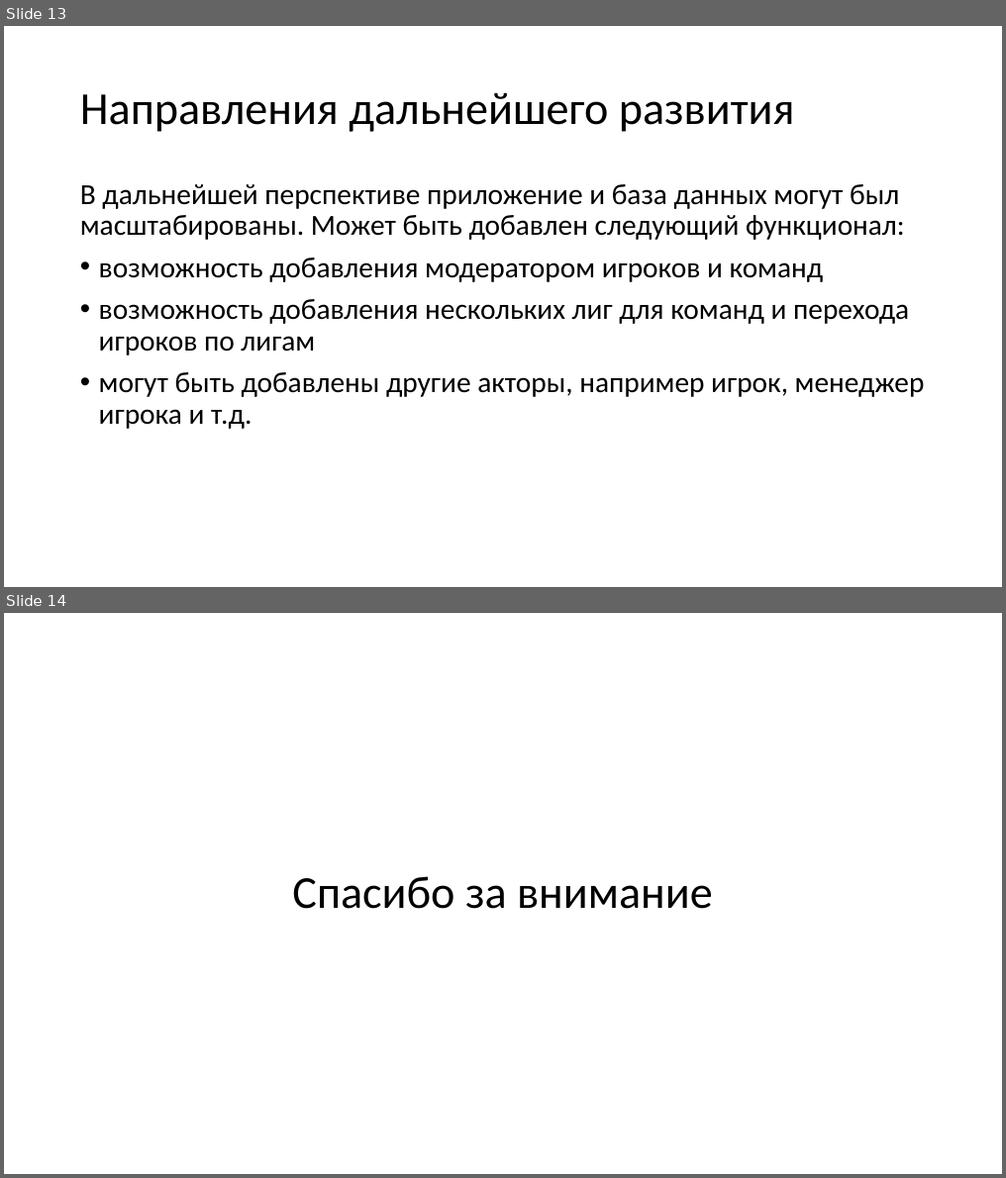
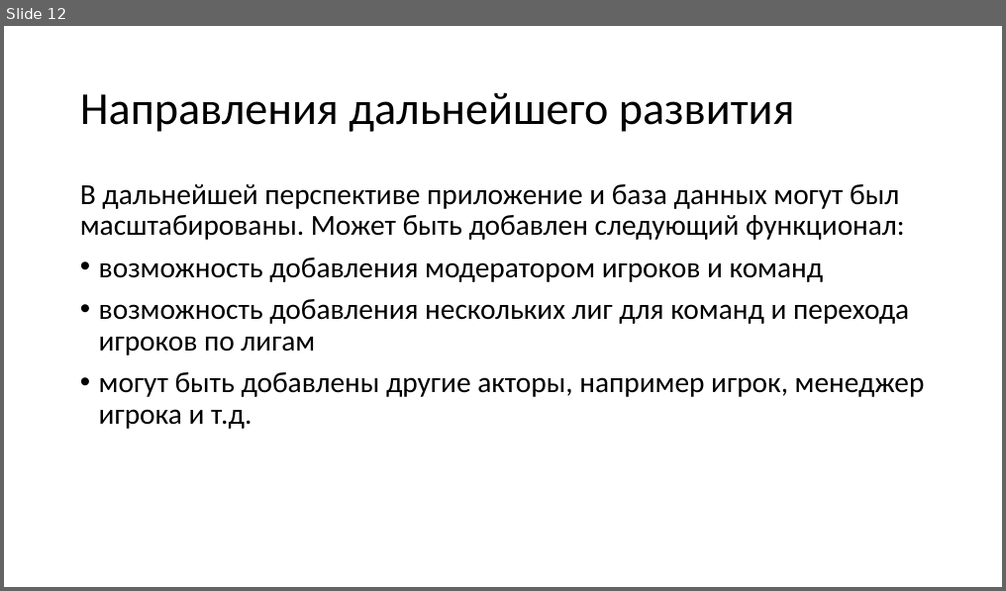
Before and after one commit to MrSkl1f/DB_CP, a slide deck: RPZ/Презентация.pptx. Shown one above the other, each under a label of ours: slides 13 and 14 before the commit, slide 12 after it. The pictures are 1006x1178 and 1006x591 pixels, drawn with LibreOffice and Linux fonts; fonts in the diff are those of the drawing. Boxes give left, top, right and bottom in pixels: in the first picture for what was removed or moved away, otherwise in the second. Text is boxed around its words. In the diff, an @@ line names an element or a change of style, - is before the commit and + after.

```diff
--- a/RPZ/Презентация.pptx
+++ b/RPZ/Презентация.pptx
@@ slide 14 removed at (4, 613, 1002, 1174), background #FFFFFF @@
@@ title removed at (292, 876, 713, 909) @@
-Спасибо за внимание
@@ what was slide 13 is now slide 12 @@
```
Also in this commit, not shown: 4 slides changed, 2 slides added, 3 other slides removed, 26 other files.
